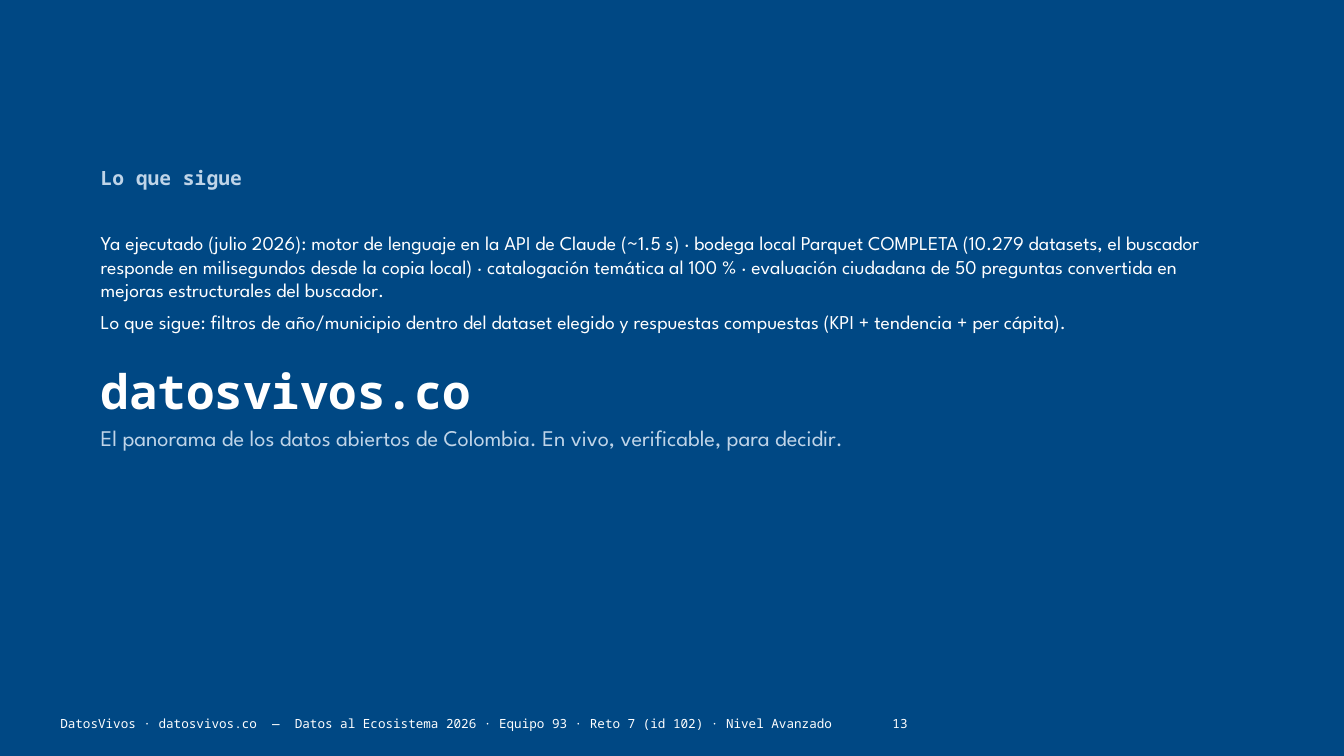
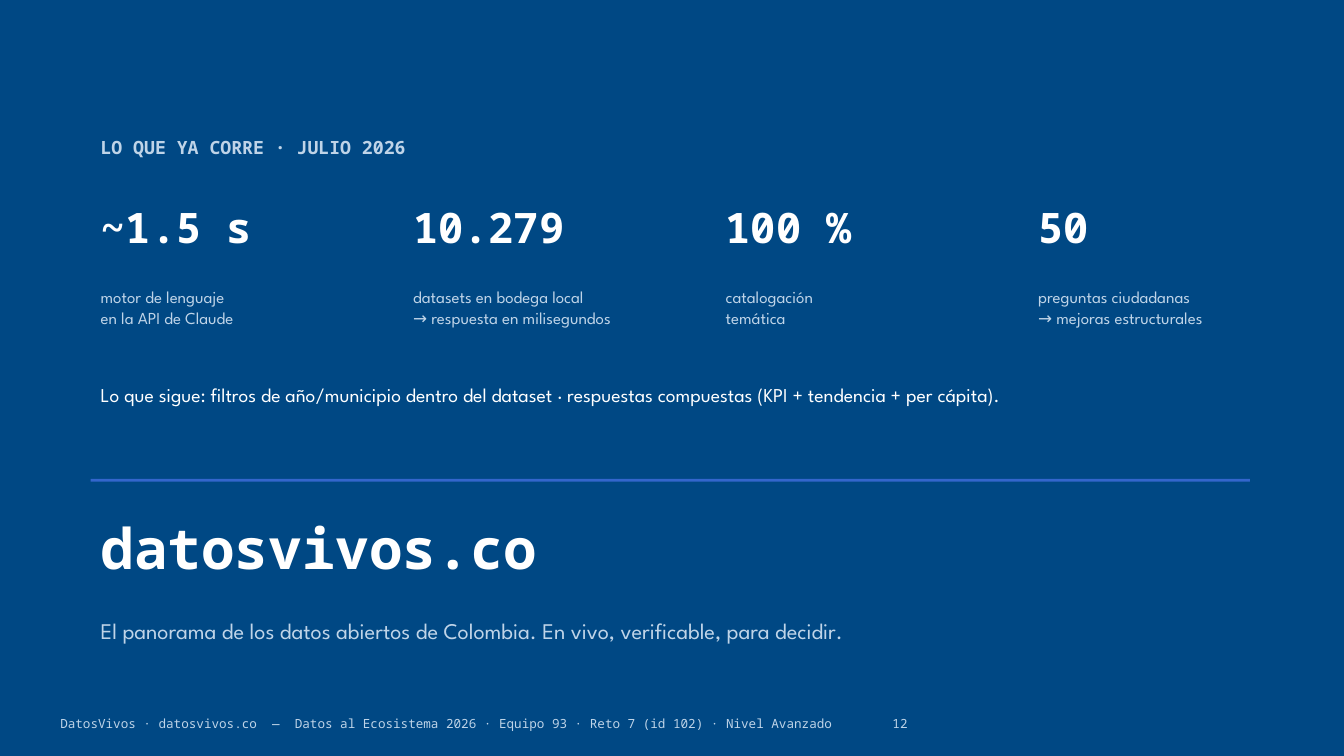
Before and after one commit to jsricop/DatosVivos, a slide deck: slide 12 of recursos/presentacion.pptx (slide 13 before the commit). Drawn at 1344x756 pixels with LibreOffice and Linux fonts; fonts in the diff are those of the drawing. Boxes give left, top, right and bottom in pixels: in the first picture for what was removed or moved away, otherwise in the second. Text is boxed around its words. In the diff, an @@ line names an element or a change of style, - is before the commit and + after.

```diff
--- a/recursos/presentacion.pptx
+++ b/recursos/presentacion.pptx
@@ text added at [101, 141, 406, 158], 13 pt, text #BFD4E8, bold @@
+LO QUE YA CORRE · JULIO 2026
@@ text removed at [101, 170, 1199, 451] @@
-Lo que sigue
-Ya ejecutado (julio 2026): motor de lenguaje en la API de Claude (~1.5 s) · bodega local Parquet COMPLETA (10.279 datasets, el buscador responde en milisegundos desde la copia local) · catalogación temática al 100 % · evaluación ciudadana de 50 preguntas convertida en mejoras estructurales del buscador.
-Lo que sigue: filtros de año/municipio dentro del dataset elegido y respuestas compuestas (KPI + tendencia + per cápita).
-datosvivos.co
-El panorama de los datos abiertos de Colombia. En vivo, verificable, para decidir.
@@ text added at [101, 213, 252, 324], 12 pt, text #BFD4E8 @@
+~1.5 s
+motor de lenguaje
+en la API de Claude
@@ text added at [413, 212, 611, 328], 12 pt, text #BFD4E8 @@
+10.279
+datasets en bodega local
+→ respuesta en milisegundos
@@ text added at [726, 212, 813, 324], 12 pt, text #BFD4E8 @@
+100 %
+catalogación
+temática
@@ text added at [1038, 212, 1203, 328], 12 pt, text #BFD4E8 @@
+50
+preguntas ciudadanas
+→ mejoras estructurales
@@ text added at [101, 388, 1000, 407], 14 pt, text #FFFFFF @@
+Lo que sigue: filtros de año/municipio dentro del dataset · respuestas compuestas (KPI + tendencia + per cápita).
@@ rectangle added at [91, 479, 1250, 482], fill #3366CC @@
@@ text added at [101, 525, 843, 644], 16 pt, text #BFD4E8 @@
+datosvivos.co
+El panorama de los datos abiertos de Colombia. En vivo, verificable, para decidir.
@@ text at [60, 718, 907, 731]: text changed; text colour #FFFFFF to #BFD4E8 @@
-DatosVivos · datosvivos.co — Datos al Ecosistema 2026 · Equipo 93 · Reto 7 (id 102) · Nivel Avanzado 13
+DatosVivos · datosvivos.co — Datos al Ecosistema 2026 · Equipo 93 · Reto 7 (id 102) · Nivel Avanzado 12
```
Also in this commit, not shown: 16 other slides changed, 1 slide added, 2 slides removed, 3 other files.
